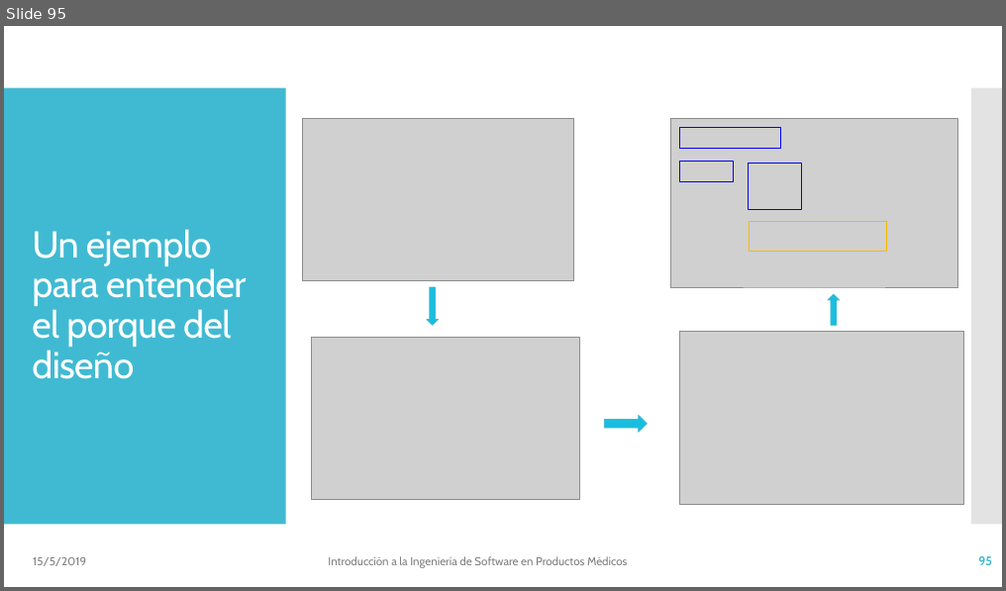
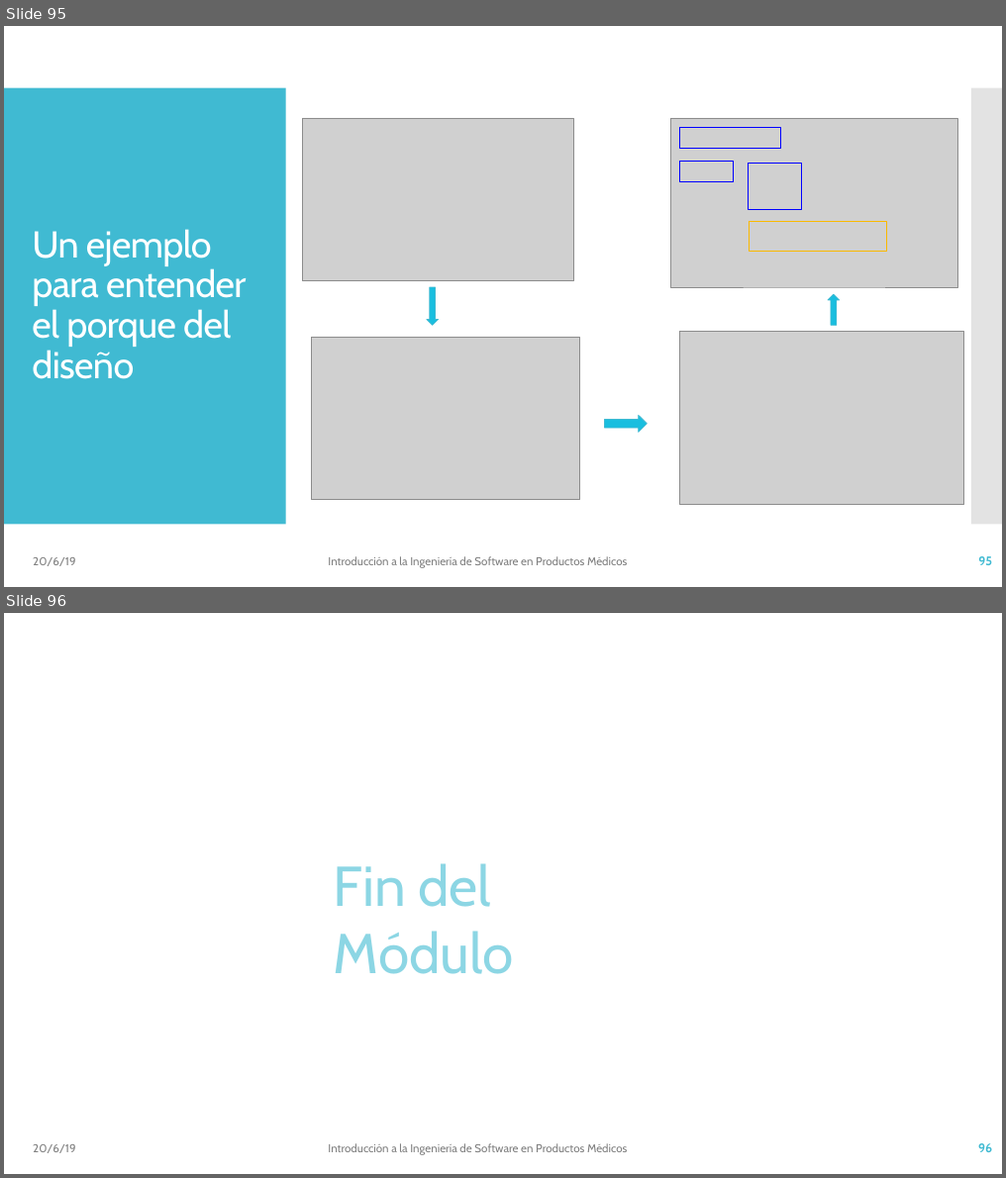
Before and after one commit to vvalotto/IS-en-Sistemas-Embebidos, a slide deck: 04 - IS - Mantenimiento .pptx. Shown one above the other, each under a label of ours: slide 95 before the commit, slides 95 and 96 after it. The pictures are 1006x591 and 1006x1178 pixels, drawn with LibreOffice and Linux fonts; fonts in the diff are those of the drawing; grey boxes stand for pictures. Boxes give left, top, right and bottom in pixels: in the first picture for what was removed or moved away, otherwise in the second. Text is boxed around its words. In the diff, an @@ line names an element or a change of style, - is before the commit and + after.

```diff
--- a/04 - IS - Mantenimiento .pptx
+++ b/04 - IS - Mantenimiento .pptx
@@ slide 96 added at [4,613,1002,1174], background #FFFFFF @@
@@ text added at [334,863,514,974], 54 pt, text #8CD6E4 @@
+Fin del Módulo
@@ text added at [33,1145,75,1154], 11 pt, text #808080 @@
+20/6/19
@@ text added at [328,1144,627,1156], 11 pt, text #808080 @@
+Introducción a la Ingeniería de Software en Productos Médicos
@@ page number added at [978,1144,992,1153], 12 pt, text #40BAD2, bold @@
+96
@@ slide 95 changed as well @@
@@ text at [33,558,75,567]: text changed @@
-15/5/2019
+20/6/19
```
Also in this commit, not shown: 92 other slides changed, 3 other files.
